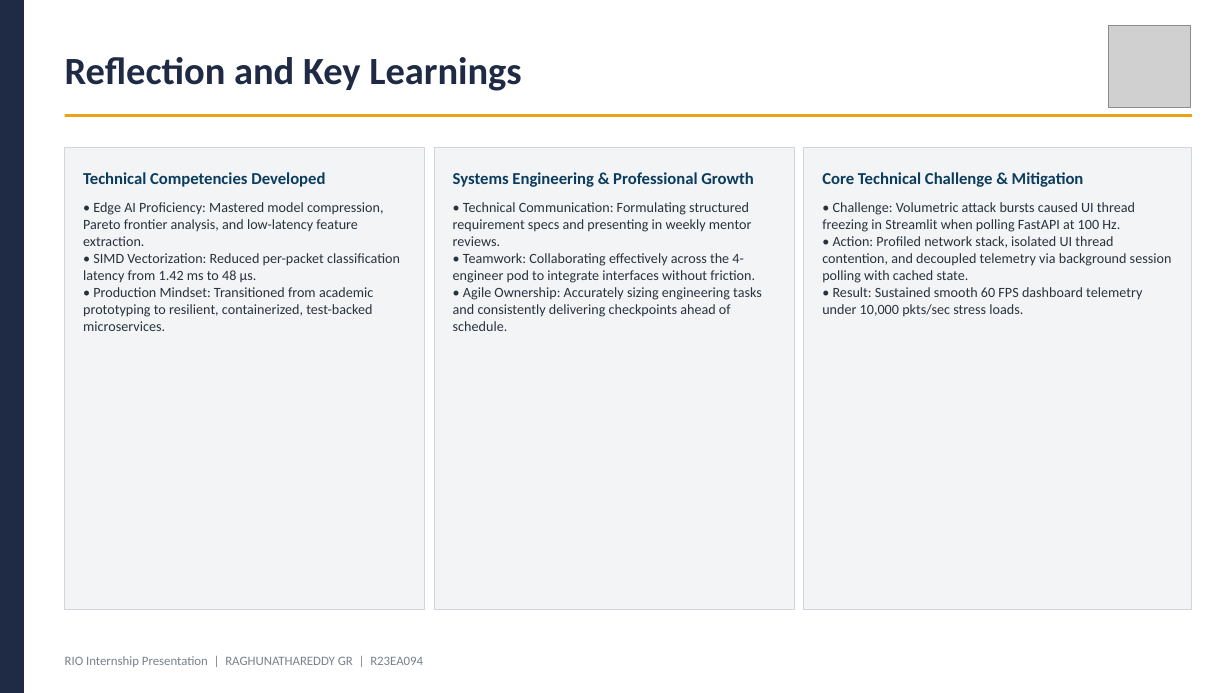
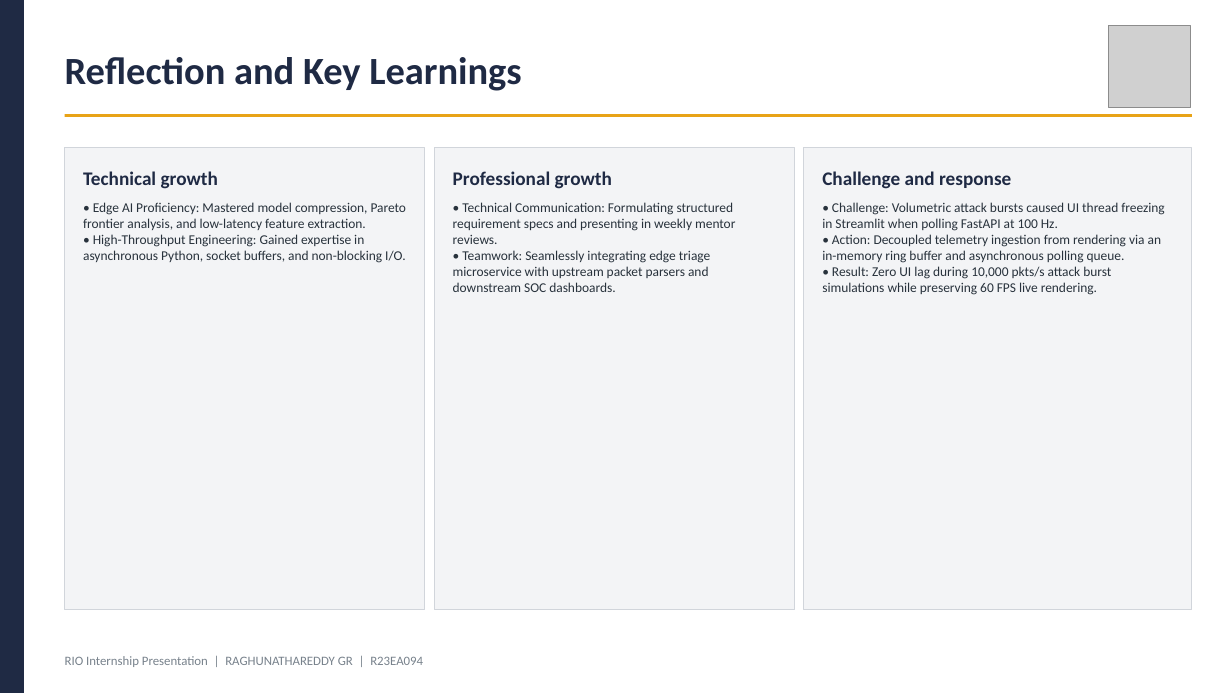
Before and after one commit to Raghunath2604/RIO_PROJECT-SMART_CITY-, a slide deck: slide 7 of docs/RIO_Internship_Presentation_R23EA094.pptx. Drawn at 1232x693 pixels with LibreOffice and Linux fonts; fonts in the diff are those of the drawing; grey boxes stand for pictures. Boxes give left, top, right and bottom in pixels: in the first picture for what was removed or moved away, otherwise in the second. Text is boxed around its words. In the diff, an @@ line names an element or a change of style, - is before the commit and + after.

Commit message:
style: finalize professional layout, zero template leftovers, inline diagram placement, and clean master build scripts

```diff
--- a/docs/RIO_Internship_Presentation_R23EA094.pptx
+++ b/docs/RIO_Internship_Presentation_R23EA094.pptx
@@ text at (x1=83, y1=171, x2=218, y2=189): text changed; size 13 to 15 pt; text colour #0B3C5D to #1F2A44 @@
-Technical Competencies Developed
+Technical growth
@@ text at (x1=453, y1=171, x2=612, y2=189): text changed; size 13 to 15 pt; text colour #0B3C5D to #1F2A44 @@
-Systems Engineering & Professional Growth
+Professional growth
@@ text at (x1=822, y1=171, x2=1011, y2=189): text changed; size 13 to 15 pt; text colour #0B3C5D to #1F2A44 @@
-Core Technical Challenge & Mitigation
+Challenge and response
@@ text at (x1=83, y1=202, x2=407, y2=230): size 11 to 10.5 pt in "• Edge AI Proficiency: Mastered model compression, ..." @@
@@ text at (x1=453, y1=202, x2=735, y2=244): size 11 to 10.5 pt in "• Technical Communication: Formulating structured requiremen ..." @@
@@ text at (x1=822, y1=202, x2=1164, y2=231): size 11 to 10.5 pt in "• Challenge: Volumetric attack bursts caused UI ..." @@
@@ text at (x1=83, y1=234, x2=406, y2=263): text changed; size 11 to 10.5 pt @@
-• SIMD Vectorization: Reduced per-packet classification latency from 1.42 ms to 48 μs.
-• Production Mindset: Transitioned from academic prototyping to resilient, containerized, test-backed microservices.
+• High-Throughput Engineering: Gained expertise in asynchronous Python, socket buffers, and non-blocking I/O.
@@ text at (x1=822, y1=234, x2=1161, y2=295): text changed; size 11 to 10.5 pt @@
-• Action: Profiled network stack, isolated UI thread contention, and decoupled telemetry via background session polling with cached state.
-• Result: Sustained smooth 60 FPS dashboard telemetry under 10,000 pkts/sec stress loads.
+• Action: Decoupled telemetry ingestion from rendering via an in-memory ring buffer and asynchronous polling queue.
+• Result: Zero UI lag during 10,000 pkts/s attack burst simulations while preserving 60 FPS live rendering.
@@ text at (x1=453, y1=250, x2=711, y2=292): text changed; size 11 to 10.5 pt @@
-• Teamwork: Collaborating effectively across the 4-engineer pod to integrate interfaces without friction.
-• Agile Ownership: Accurately sizing engineering tasks and consistently delivering checkpoints ahead of schedule.
+• Teamwork: Seamlessly integrating edge triage microservice with upstream packet parsers and downstream SOC dashboards.
```
Also in this commit, not shown: 7 other slides changed, 19 other files.
